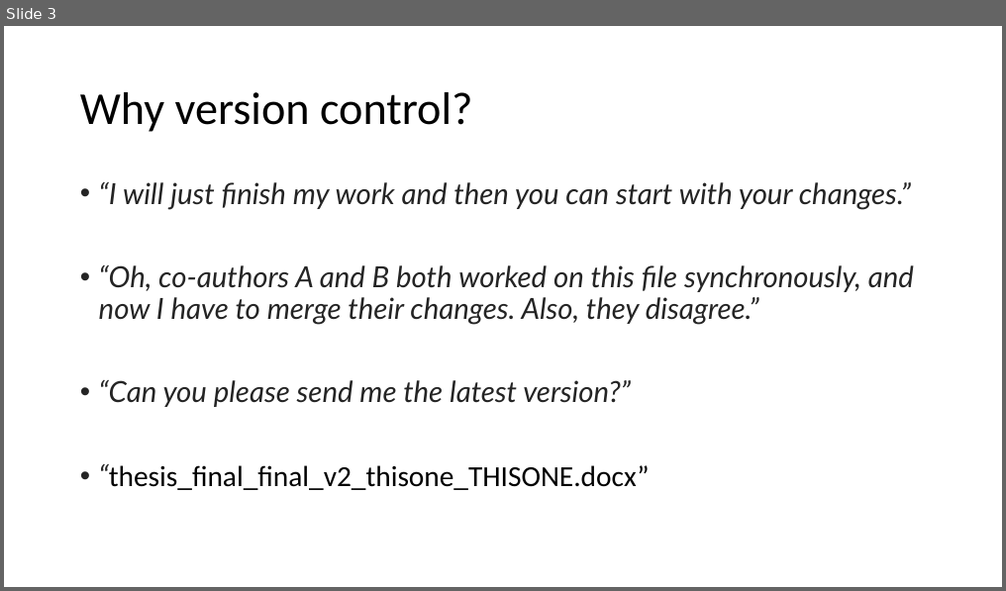
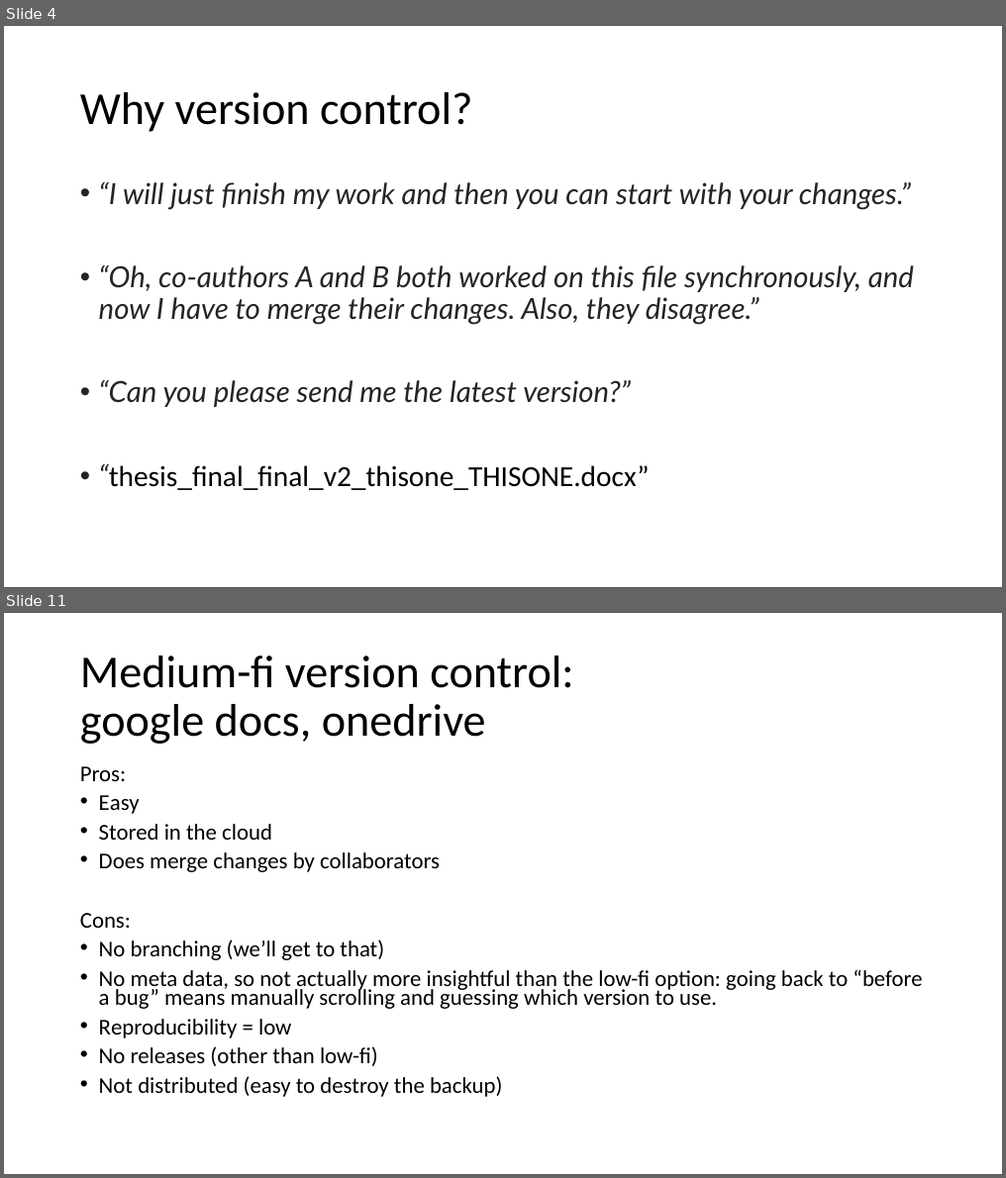
Before and after one commit to VHP4Safety/github_intro_training, a slide deck: powerpoints/github_part1.pptx. Shown one above the other, each under a label of ours: slide 3 before the commit, slides 4 and 11 after it; the slides between them are not shown. The pictures are 1006x591 and 1006x1178 pixels, drawn with LibreOffice and Linux fonts; fonts in the diff are those of the drawing. Boxes give left, top, right and bottom in pixels: in the first picture for what was removed or moved away, otherwise in the second. Text is boxed around its words. In the diff, an @@ line names an element or a change of style, - is before the commit and + after.

Commit message:
ppt intro version control

```diff
--- a/powerpoints/github_part1.pptx
+++ b/powerpoints/github_part1.pptx
@@ slide 11 added at <box>4,613,1002,1174</box>, background #FFFFFF @@
@@ title added at <box>80,656,573,744</box>, 44 pt, text #000000 @@
+Medium-fi version control:
+google docs, onedrive
@@ text added at <box>80,766,922,1097</box>, 21.7 pt, text #000000 @@
+Pros:
+• Easy
+• Stored in the cloud
+• Does merge changes by collaborators
+Cons:
+• No branching (we’ll get to that)
+• No meta data, so not actually more insightful than the low-fi option: going back to “before a bug” means manually scrolling and guessing which version to use.
+• Reproducibility = low
+• No releases (other than low-fi)
+• Not distributed (easy to destroy the backup)
@@ what was slide 3 is now slide 4 @@
```
Also in this commit, not shown: 5 slides changed, 13 other slides added, 2 slides removed.
